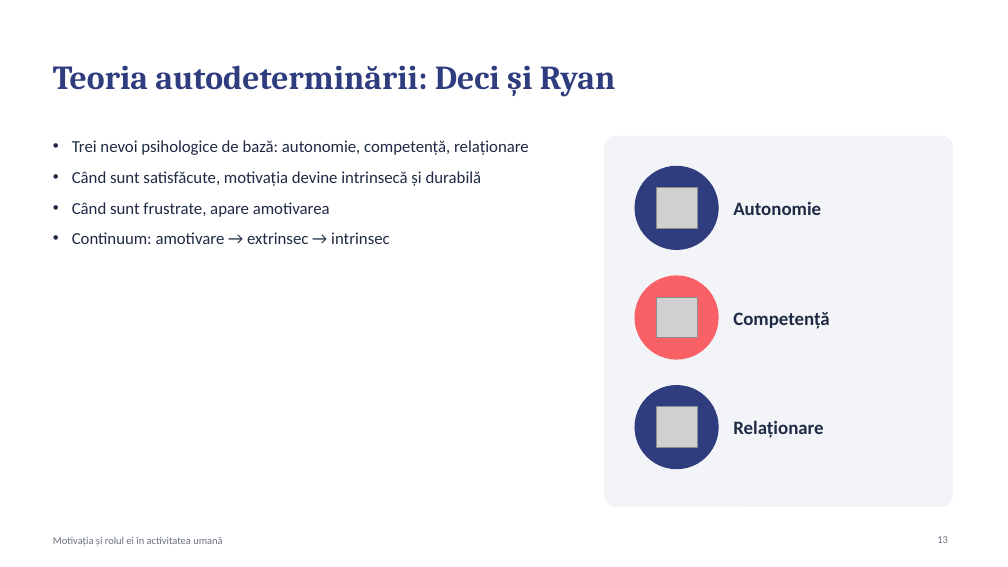
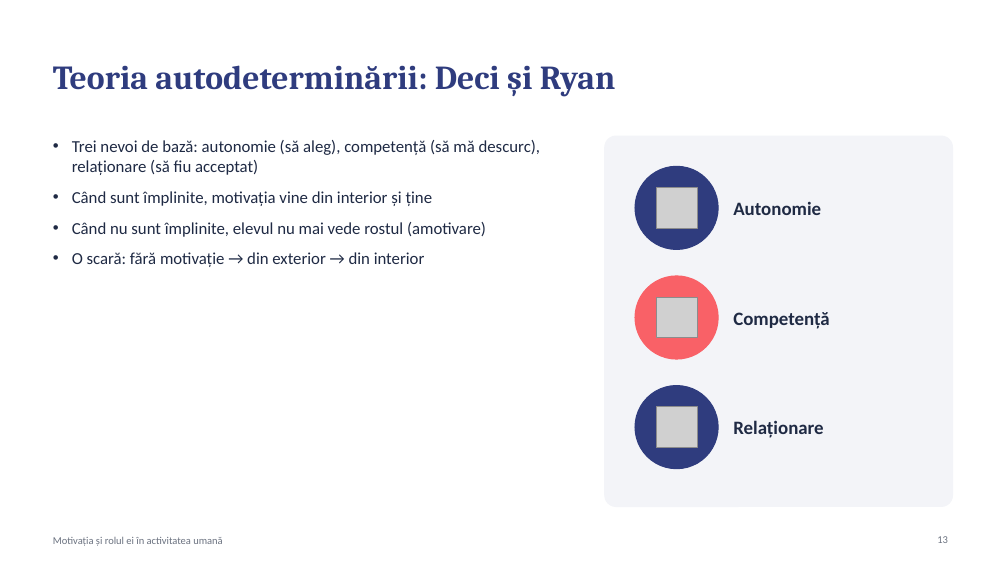
Before and after one commit to uskatu/aplicatie-autorulate, a slide deck: slide 13 of transfer/Motivatia_Proiect_Grupa5104.pptx. Drawn at 1008x567 pixels with LibreOffice and Linux fonts; fonts in the diff are those of the drawing; grey boxes stand for pictures. Boxes give left, top, right and bottom in pixels: in the first picture for what was removed or moved away, otherwise in the second. Text is boxed around its words. In the diff, an @@ line names an element or a change of style, - is before the commit and + after.

```diff
--- a/transfer/Motivatia_Proiect_Grupa5104.pptx
+++ b/transfer/Motivatia_Proiect_Grupa5104.pptx
@@ text at [72, 140, 540, 267]: text changed @@
-• Trei nevoi psihologice de bază: autonomie, competență, relaționare
-• Când sunt satisfăcute, motivația devine intrinsecă și durabilă
-• Când sunt frustrate, apare amotivarea
-• Continuum: amotivare → extrinsec → intrinsec
+• Trei nevoi de bază: autonomie (să aleg), competență (să mă descurc), relaționare (să fiu acceptat)
+• Când sunt împlinite, motivația vine din interior și ține
+• Când nu sunt împlinite, elevul nu mai vede rostul (amotivare)
+• O scară: fără motivație → din exterior → din interior
```
Also in this commit, not shown: 20 other slides changed, 1 other file.
